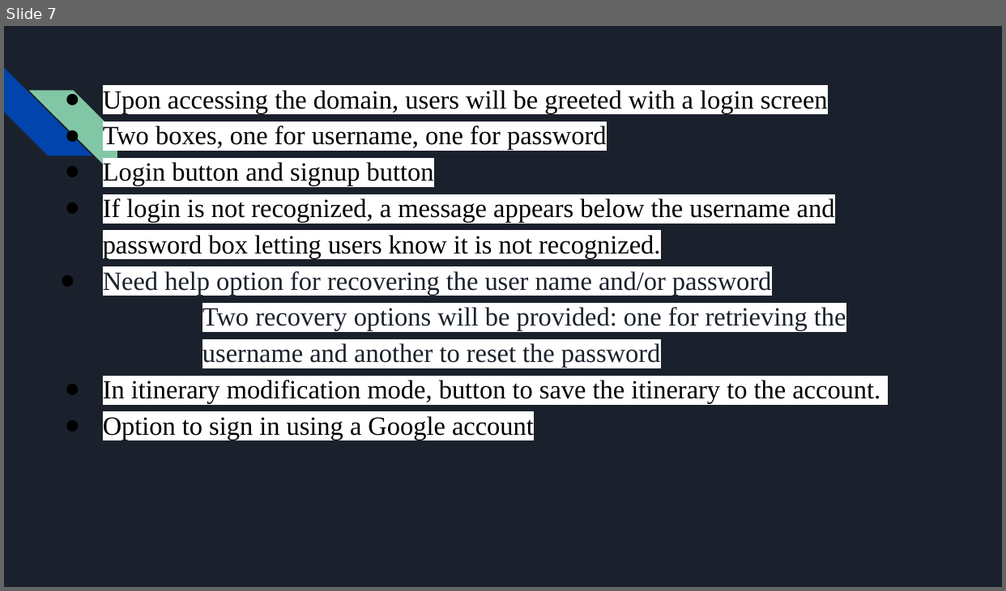
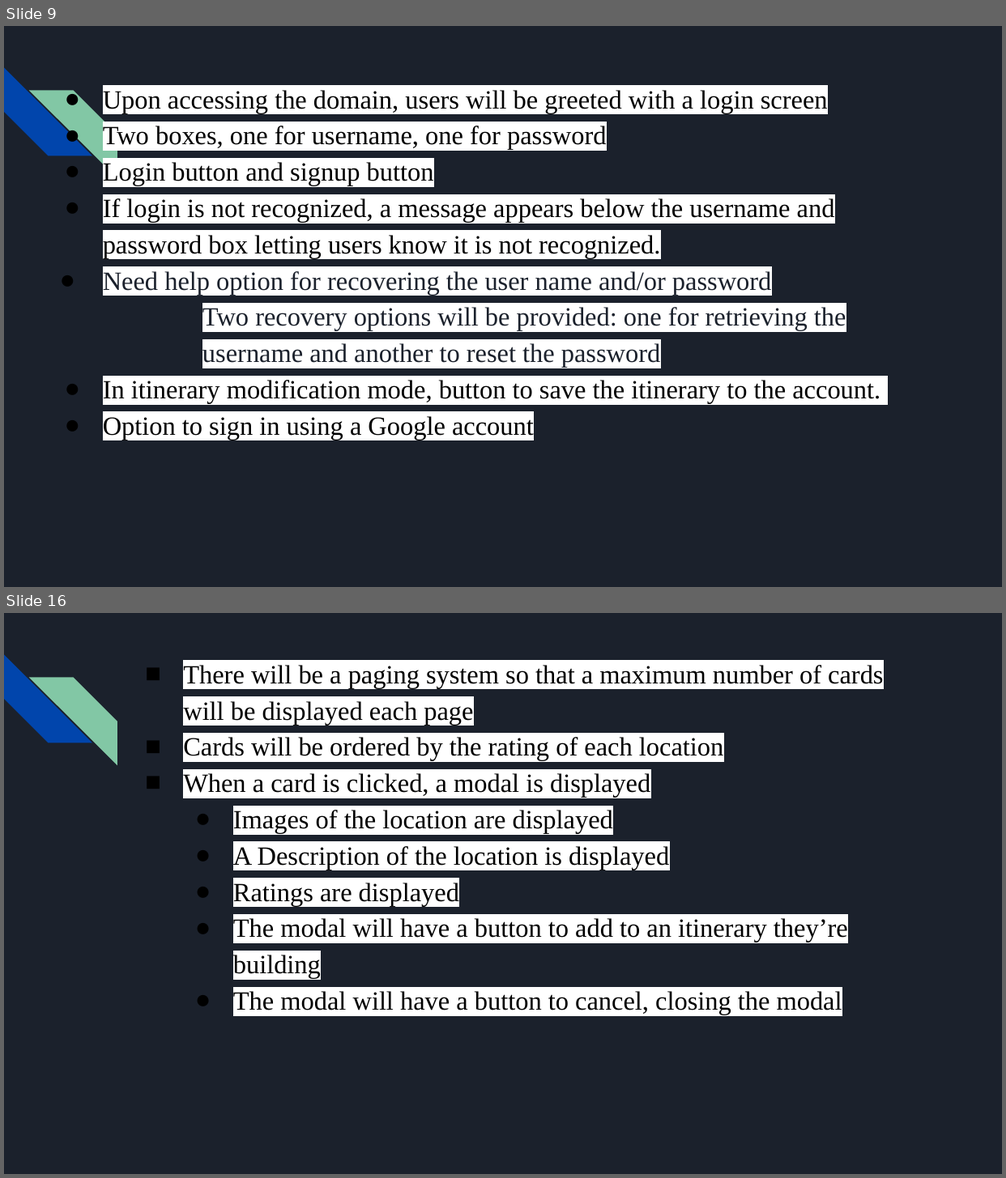
Before and after one commit to DustinWZook/Atlas-Itinerary, a slide deck: Documents/CSCI 4805 Project Requirements.pptx. Shown one above the other, each under a label of ours: slide 7 before the commit, slides 9 and 16 after it; the slides between them are not shown. The pictures are 1006x591 and 1006x1178 pixels, drawn with LibreOffice and Linux fonts; fonts in the diff are those of the drawing. Boxes give left, top, right and bottom in pixels: in the first picture for what was removed or moved away, otherwise in the second. Text is boxed around its words. In the diff, an @@ line names an element or a change of style, - is before the commit and + after.

```diff
--- a/Documents/CSCI 4805 Project Requirements.pptx
+++ b/Documents/CSCI 4805 Project Requirements.pptx
@@ slide 16 added at [4, 613, 1002, 1174], background #1B212C; not listed: 2 template elements that a slide beside it also shows @@
@@ text added at [183, 665, 883, 1016], 19 pt, text #000000 @@
+    ■ There will be a paging system so that a maximum number of cards will be displayed each page
+    ■ Cards will be ordered by the rating of each location
+    ■ When a card is clicked, a modal is displayed
+      ● Images of the location are displayed
+      ● A Description of the location is displayed
+      ● Ratings are displayed
+      ● The modal will have a button to add to an itinerary they’re building
+      ● The modal will have a button to cancel, closing the modal
@@ what was slide 7 is now slide 9 @@
```
Also in this commit, not shown: 8 other slides added, 5 slides removed.
